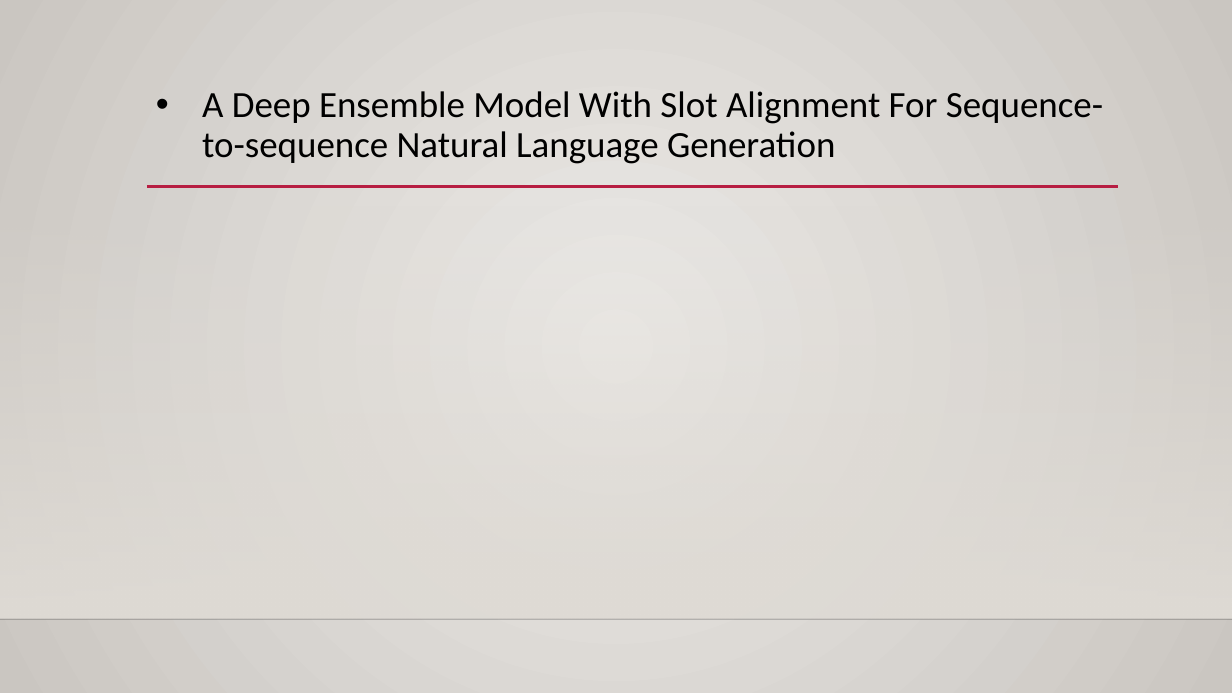
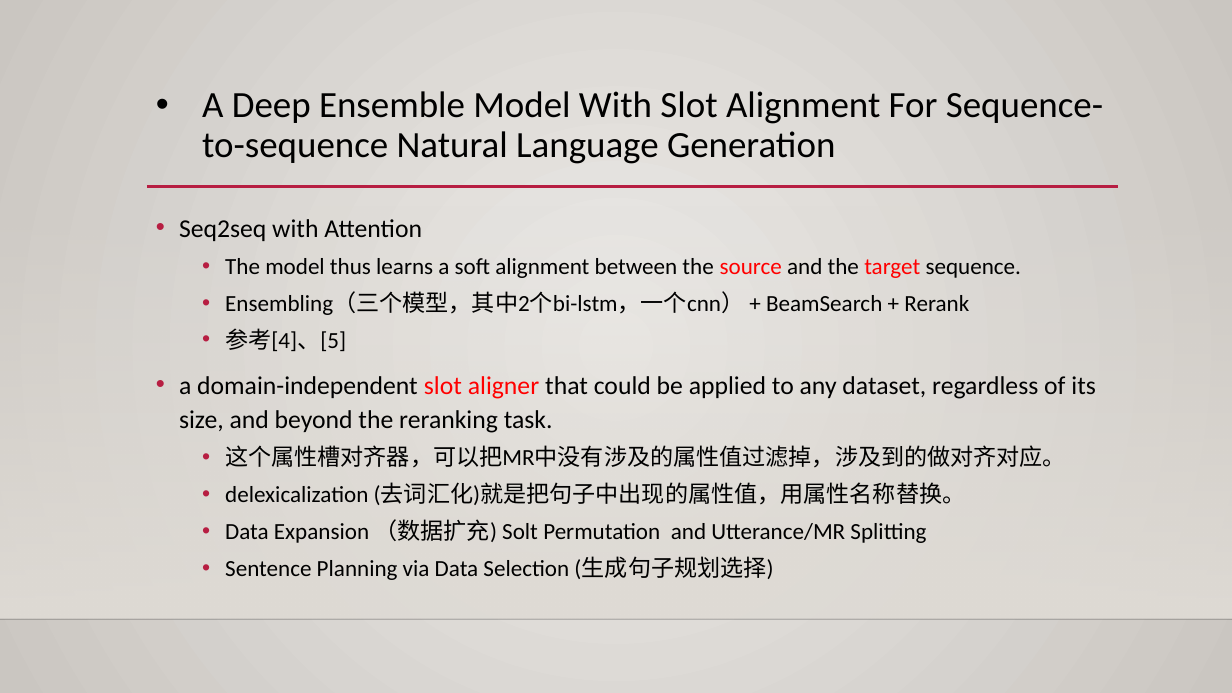
Before and after one commit to huangxiancun/data2text_generation, a slide deck: slide 8 of data_to_text_generation/data_to_text_generation_research_by_huang.pptx. Drawn at 1232x693 pixels with LibreOffice and Linux fonts; fonts in the diff are those of the drawing; background and template pictures are left out. Boxes give left, top, right and bottom in pixels: in the first picture for what was removed or moved away, otherwise in the second. Text is boxed around its words. In the diff, an @@ line names an element or a change of style, - is before the commit and + after.

```diff
--- a/data_to_text_generation/data_to_text_generation_research_by_huang.pptx
+++ b/data_to_text_generation/data_to_text_generation_research_by_huang.pptx
@@ text added at (x1=179, y1=219, x2=1096, y2=580), 18 pt, text #000000 @@
+• Seq2seq with Attention
+  • The model thus learns a soft alignment between the source and the target sequence.
+  • Ensembling（三个模型，其中2个bi-lstm，一个cnn） + BeamSearch + Rerank
+  • 参考[4]、[5]
+• a domain-independent slot aligner that could be applied to any dataset, regardless of its size, and beyond the reranking task.
+  • 这个属性槽对齐器，可以把MR中没有涉及的属性值过滤掉，涉及到的做对齐对应。
+  • delexicalization (去词汇化)就是把句子中出现的属性值，用属性名称替换。
+  • Data Expansion （数据扩充) Solt Permutation and Utterance/MR Splitting
+  • Sentence Planning via Data Selection (生成句子规划选择)
```
Also in this commit, not shown: 7 other slides changed, 4 slides added, 1 slide removed.
